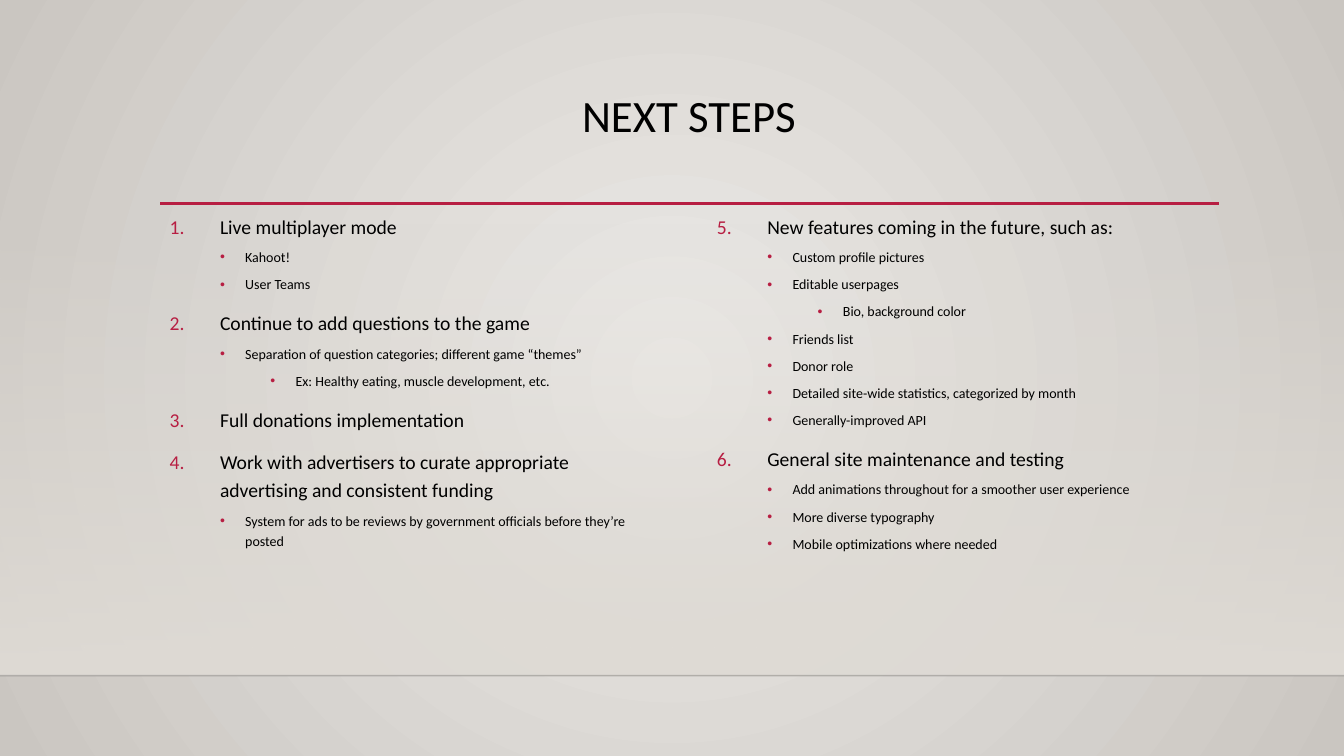
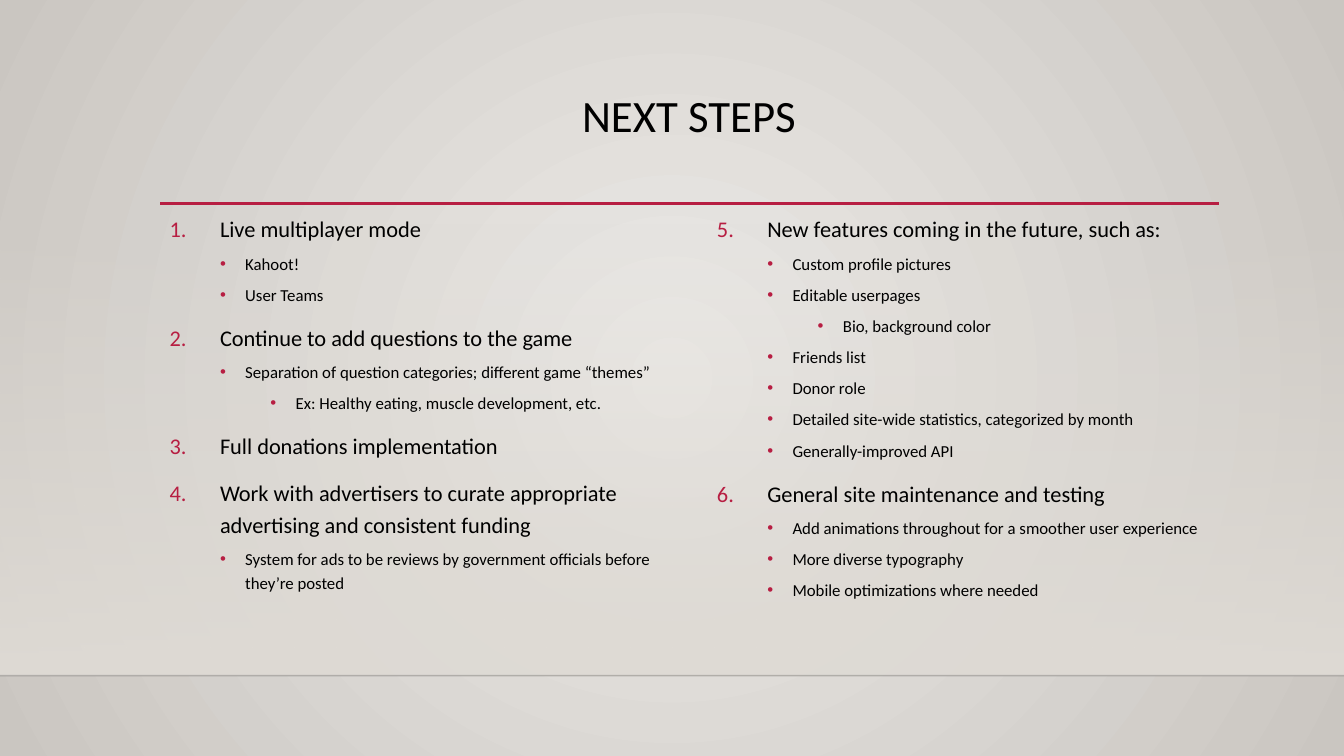
Before and after one commit to s-christian/Fit_or_Fail, a slide deck: slide 9 of Documents/Final presentation/Fit or Fail Final Presentation.pptx. Drawn at 1344x756 pixels with LibreOffice and Linux fonts; fonts in the diff are those of the drawing; background and template pictures are left out. Boxes give left, top, right and bottom in pixels: in the first picture for what was removed or moved away, otherwise in the second. Text is boxed around its words. In the diff, an @@ line names an element or a change of style, - is before the commit and + after.

```diff
--- a/Documents/Final presentation/Fit or Fail Final Presentation.pptx
+++ b/Documents/Final presentation/Fit or Fail Final Presentation.pptx
@@ text "Live multiplayer mode" at bbox=[220, 221, 650, 592]: size 14 to 16 pt in "Live multiplayer mode", "Continue to add questions to the game", "Full donations implementation", "Work with advertisers to curate appropriate advertising ..."; size 10 to 12 pt in "Kahoot!", "User Teams", "Separation of question categories; different game “themes”", "Ex: Healthy eating, muscle development, etc." and 1 more places @@
@@ text "New features coming in the ..." at bbox=[767, 221, 1198, 599]: size 14 to 16 pt in "New features coming in the future, such ...", "General site maintenance and testing"; size 10 to 12 pt in "Custom profile pictures", "Editable userpages", "Bio, background color", "Friends list" and 6 more places @@
```
Also in this commit, not shown: 1 other file.
